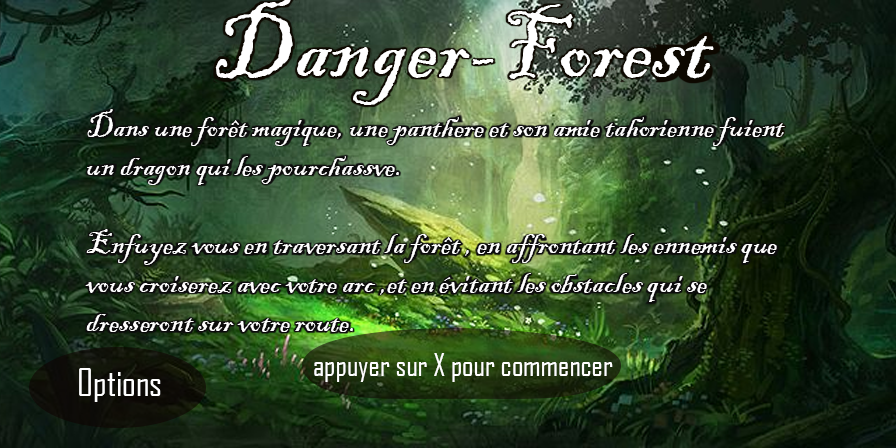
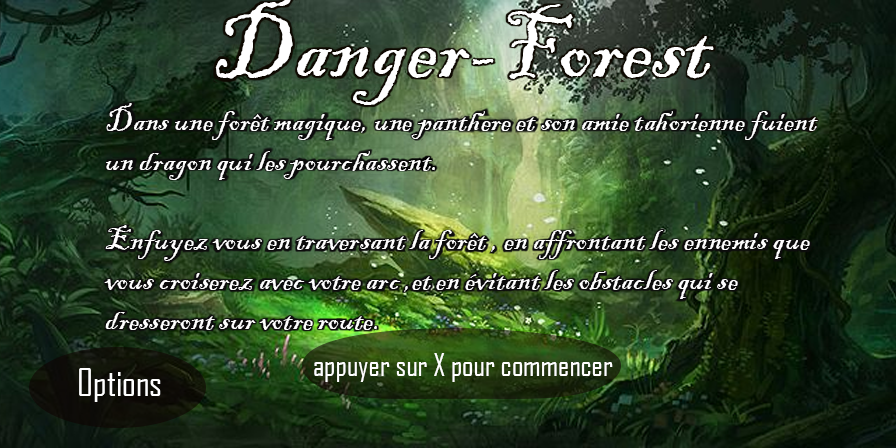
Comparing the layer stacks of the two 896x448 images. Changes:
painted on "Dans une forêt magique, une panthere et son amie tahorienne fui" over (x1=85, y1=103, x2=818, y2=332)
renamed "Calque 2" to "Calque 4", painted on it over (x1=84, y1=81, x2=819, y2=357)
painted on "Calque 3" over (x1=645, y1=32, x2=721, y2=84)
